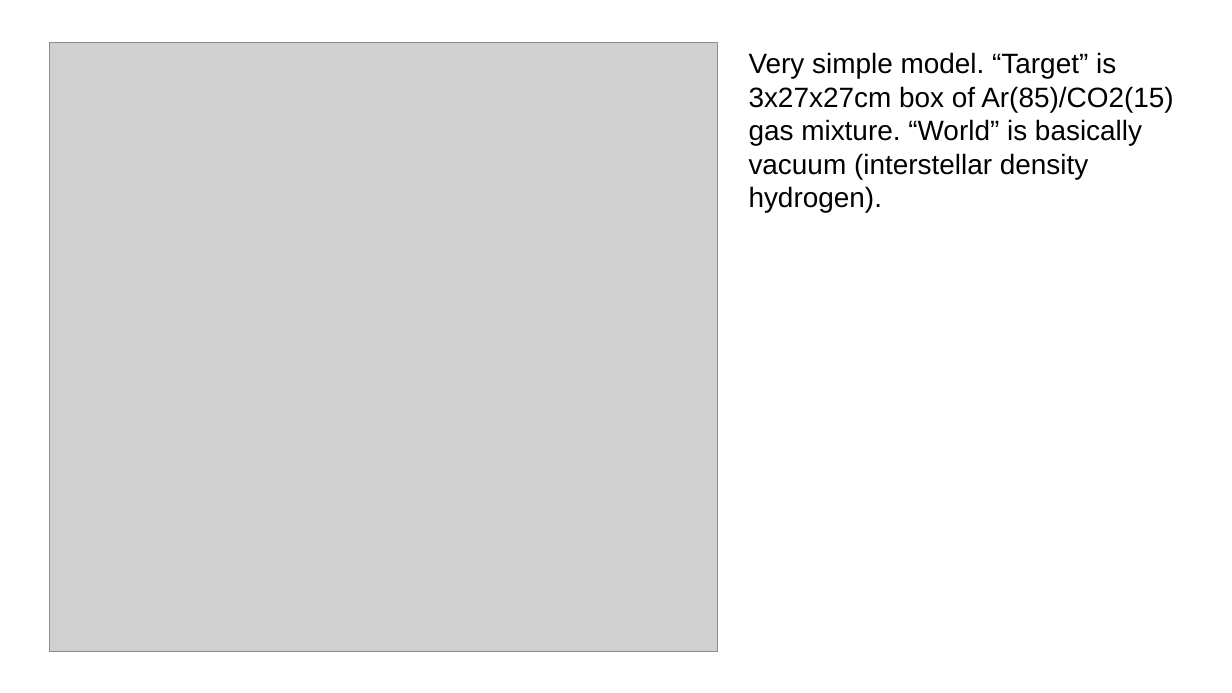
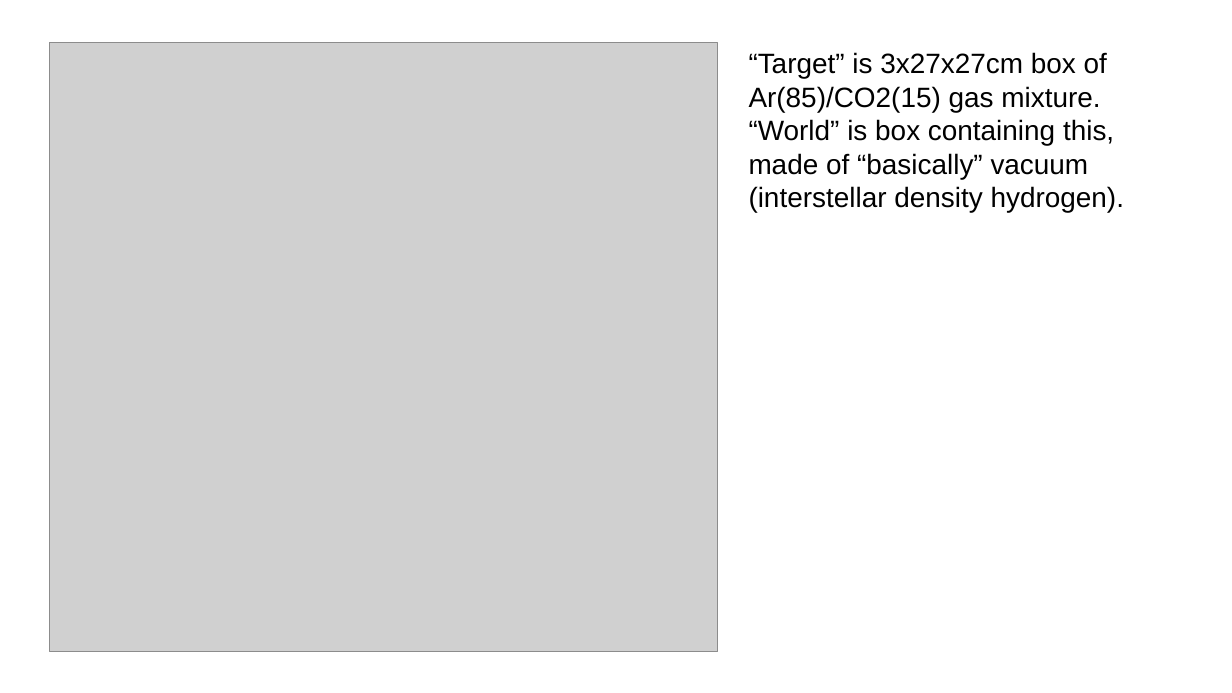
Before and after one commit to tneulinger/CASCADE, a slide deck: slide 1 of guide.odp. Drawn at 1232x693 pixels with LibreOffice and Linux fonts; fonts in the diff are those of the drawing; grey boxes stand for pictures. Boxes give left, top, right and bottom in pixels: in the first picture for what was removed or moved away, otherwise in the second. Text is boxed around its words. In the diff, an @@ line names an element or a change of style, - is before the commit and + after.

```diff
--- a/guide.odp
+++ b/guide.odp
@@ text at (749,52,1124,213): text changed @@
-Very simple model. “Target” is 3x27x27cm box of Ar(85)/CO2(15) gas mixture. “World” is basically vacuum (interstellar density hydrogen).
+“Target” is 3x27x27cm box of Ar(85)/CO2(15) gas mixture. “World” is box containing this, made of “basically” vacuum (interstellar density hydrogen).
```
Also in this commit, not shown: 2 slides added, 6 other files.
